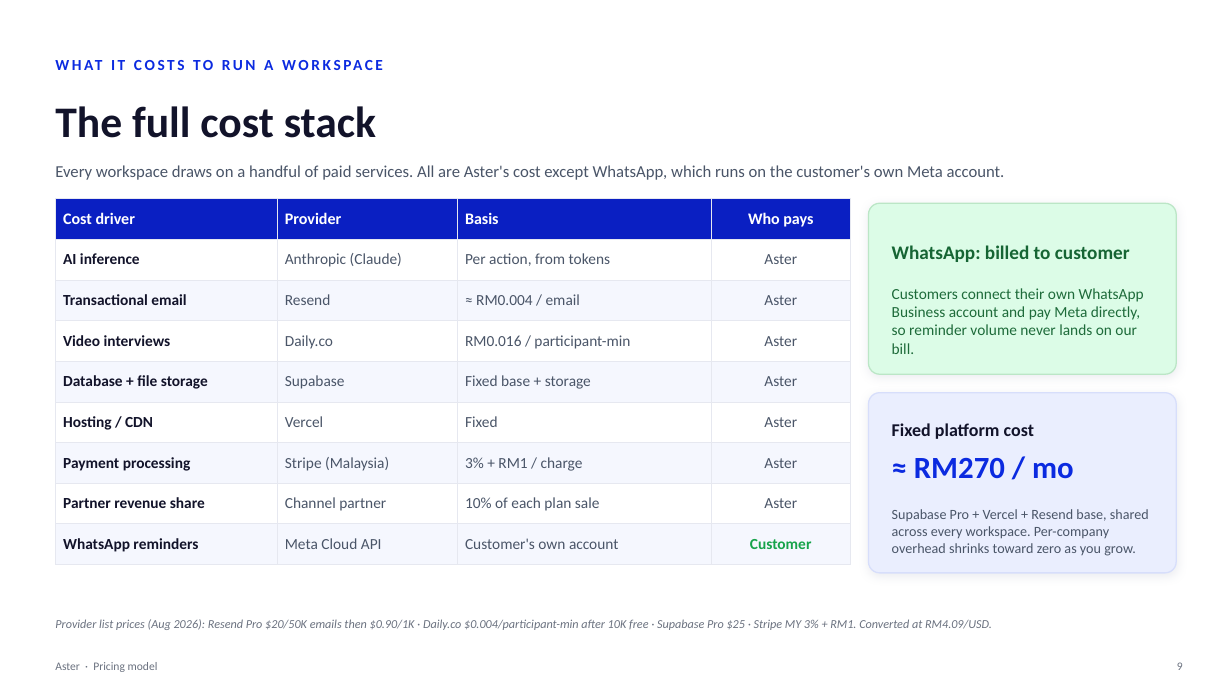
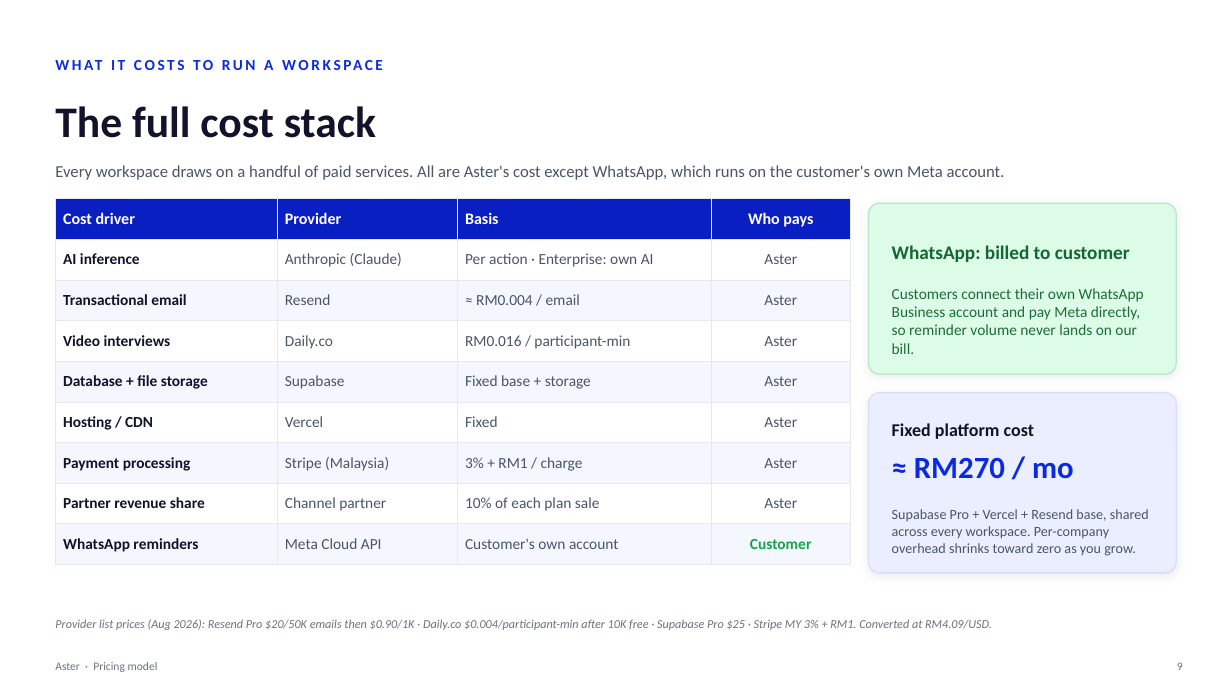
Before and after one commit to shahramly83/aster, a slide deck: slide 9 of docs/aster-pricing.pptx. Drawn at 1232x693 pixels with LibreOffice and Linux fonts; fonts in the diff are those of the drawing. Boxes give left, top, right and bottom in pixels: in the first picture for what was removed or moved away, otherwise in the second. Text is boxed around its words. In the diff, an @@ line names an element or a change of style, - is before the commit and + after.

```diff
--- a/docs/aster-pricing.pptx
+++ b/docs/aster-pricing.pptx
@@ table at <box>55,199,850,556</box> @@
-row 2, column 3: Per action, from tokens
+row 2, column 3: Per action · Enterprise: own AI
```
Also in this commit, not shown: 4 other slides changed, 1 slide added.
